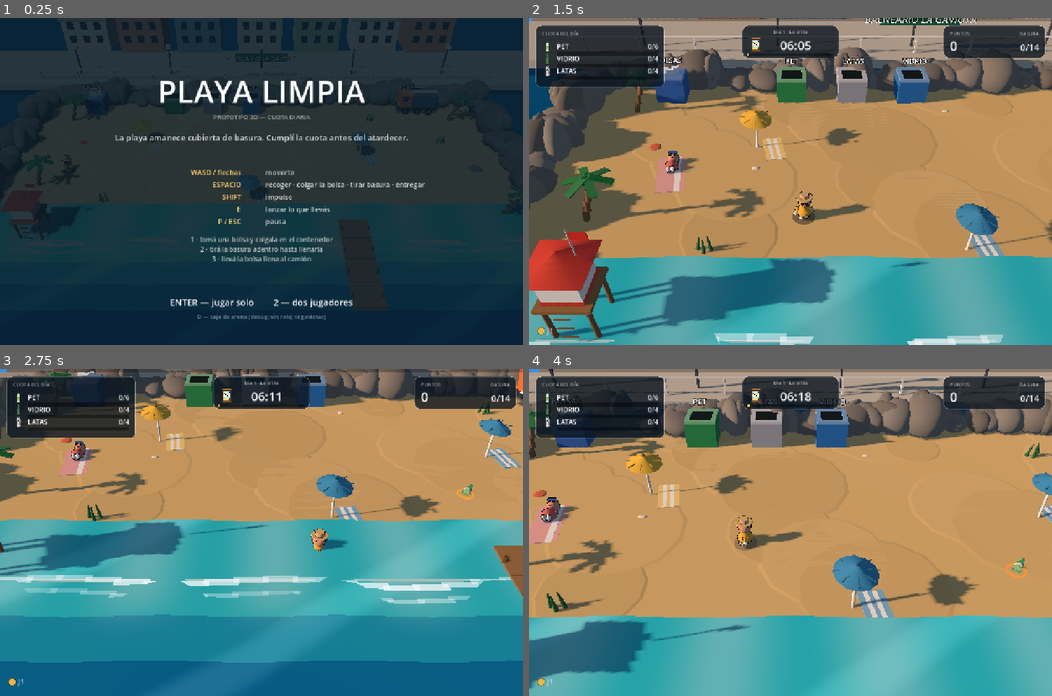
Above: before the commit, frames 1-4 (two rows, left to right).
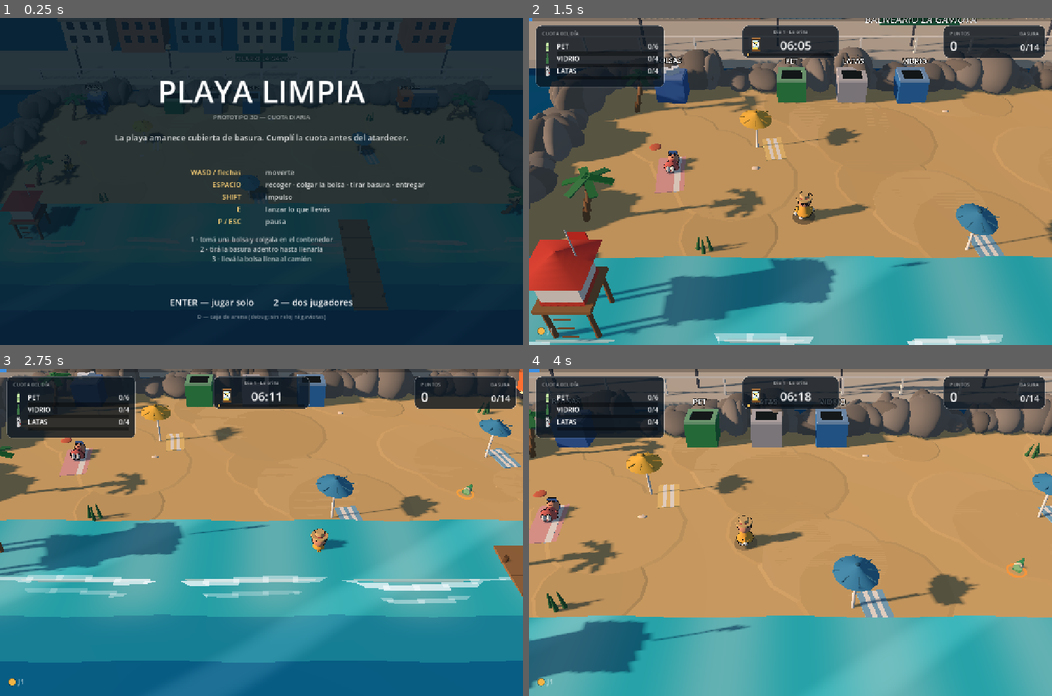
Above: after the commit, the same moments.

Repository: Catech124/playa-limpiar
Game: Godot game, scene res://scenes/Main.tscn
Same seed, same stepped clock (60 frames per second), same inputs: the game is played once before the commit and once after it.
Inputs:
- Up to frame 1 (0.25 s): no input
- Up to frame 2 (1.5 s): tap Enter at 0.5 s; hold D 0.53-1.28 s; tap Shift at 0.6 s; tap Space at 0.77, 1.07 s; hold S from 1.28 s (still down); tap E at 1.35 s
- Up to frame 3 (2.75 s): tap Space at 1.52, 1.82 s; release S at 2.03 s; hold D from 2.03 s (still down); tap Enter at 2.1 s
- Up to frame 4 (4 s): release D at 2.78 s; hold W 2.78-3.53 s; tap Ctrl at 2.85 s; tap Space at 3.02, 3.32, 3.77 s; hold A from 3.53 s (still down); tap Keypad Enter at 3.6 s

The runs differ from the first frame. In frame 1, less than 0.1% of the frame differs, in the area x 12-13%, y 44-45%; in frame 2, less than 0.1%; in frame 3, less than 0.1%; in frame 4, less than 0.1%, in the area x 2-48%, y 42-54%.

Commit message:
Personaje: trapecio más grande y base redondeada sutil; pies como zapatos ovalados

Diff:
--- a/scripts/char_model.gd
+++ b/scripts/char_model.gd
@@ -44,16 +44,16 @@
 static func _build_torso(root: Node3D, shirt: Color) -> void:
 	# trapecio invertido: más ancho en los hombros que en la cintura
 	var torso := CylinderMesh.new()
-	torso.top_radius = 0.090      # cuello/hombros
-	torso.bottom_radius = 0.162   # se mete dentro de la panza
-	torso.height = 0.24
+	torso.top_radius = 0.095      # cuello/hombros
+	torso.bottom_radius = 0.185   # se mete dentro de la base
+	torso.height = 0.26
 	torso.radial_segments = 24
-	_mesh(root, torso, shirt, Vector3(0, 0.285, 0))
+	_mesh(root, torso, shirt, Vector3(0, 0.290, 0))
 
 	# hombros: casquete angosto arriba
 	var shoulders := SphereMesh.new()
-	shoulders.radius = 0.090
-	shoulders.height = 0.18
+	shoulders.radius=0.095
+	shoulders.height=0.19
 	shoulders.radial_segments = 22
 	shoulders.rings = 10
 	var sm := _mesh(root, shoulders, shirt, Vector3(0, 0.330, 0))
@@ -61,12 +61,12 @@
 
 	# panza: esfera completa, la base del cuerpo es CIRCULAR y abultada
 	var belly := SphereMesh.new()
-	belly.radius = 0.178
-	belly.height = 0.356
+	belly.radius = 0.196
+	belly.height = 0.392
 	belly.radial_segments = 24
 	belly.rings = 14
-	var bm := _mesh(root, belly, shirt, Vector3(0, 0.190, 0))
-	bm.scale = Vector3(1.0, 0.72, 1.0)
+	var bm := _mesh(root, belly, shirt, Vector3(0, 0.172, 0))
+	bm.scale = Vector3(1.0, 0.42, 1.0)
 
 	# cuello
 	var neck := CylinderMesh.new()
@@ -82,15 +82,16 @@
 		var tag := "l" if side < 0.0 else "r"
 		var pivot := Node3D.new()
 		pivot.name = "leg_" + tag
-		pivot.position = Vector3(side * 0.062, 0.072, 0)
+		pivot.position = Vector3(side * 0.064, 0.060, 0)
 		root.add_child(pivot)
 
+		# sin caña visible: el pie es la única pieza (el cuerpo tapa el resto)
 		var leg := CylinderMesh.new()
-		leg.top_radius = 0.044
-		leg.bottom_radius = 0.040
-		leg.height = 0.06
-		leg.radial_segments = 14
-		_mesh(pivot, leg, PANTS, Vector3(0, -0.030, 0))
+		leg.top_radius = 0.030
+		leg.bottom_radius = 0.028
+		leg.height = 0.05
+		leg.radial_segments = 12
+		_mesh(pivot, leg, WHITE, Vector3(0, -0.012, 0))
 
 		# zapatilla blanca
 		# pie: esfera deformada (óvalo alargado y aplastado), no un cubo
@@ -99,7 +100,7 @@
 		foot.height = 0.116
 		foot.radial_segments = 16
 		foot.rings = 9
-		var fm := _mesh(pivot, foot, WHITE, Vector3(0, -0.042, 0.050))
+		var fm := _mesh(pivot, foot, WHITE, Vector3(0, -0.030, 0.048))
 		fm.scale = Vector3(1.0, 0.62, 1.55)
 		fm.rotation_degrees = Vector3(0, side * 4.0, 0)
 
Binary file changed: docs/preview-personaje.png
